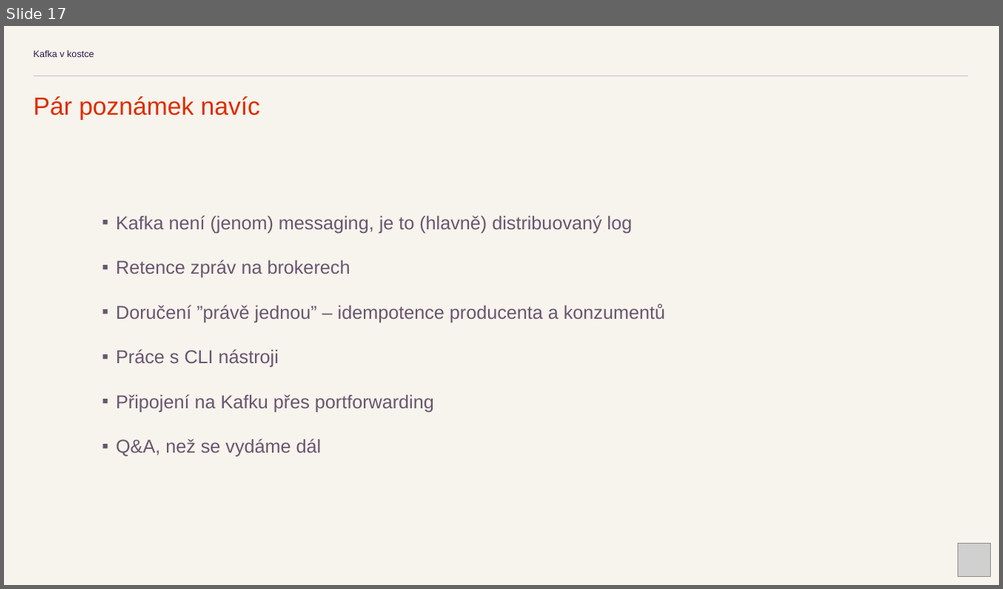
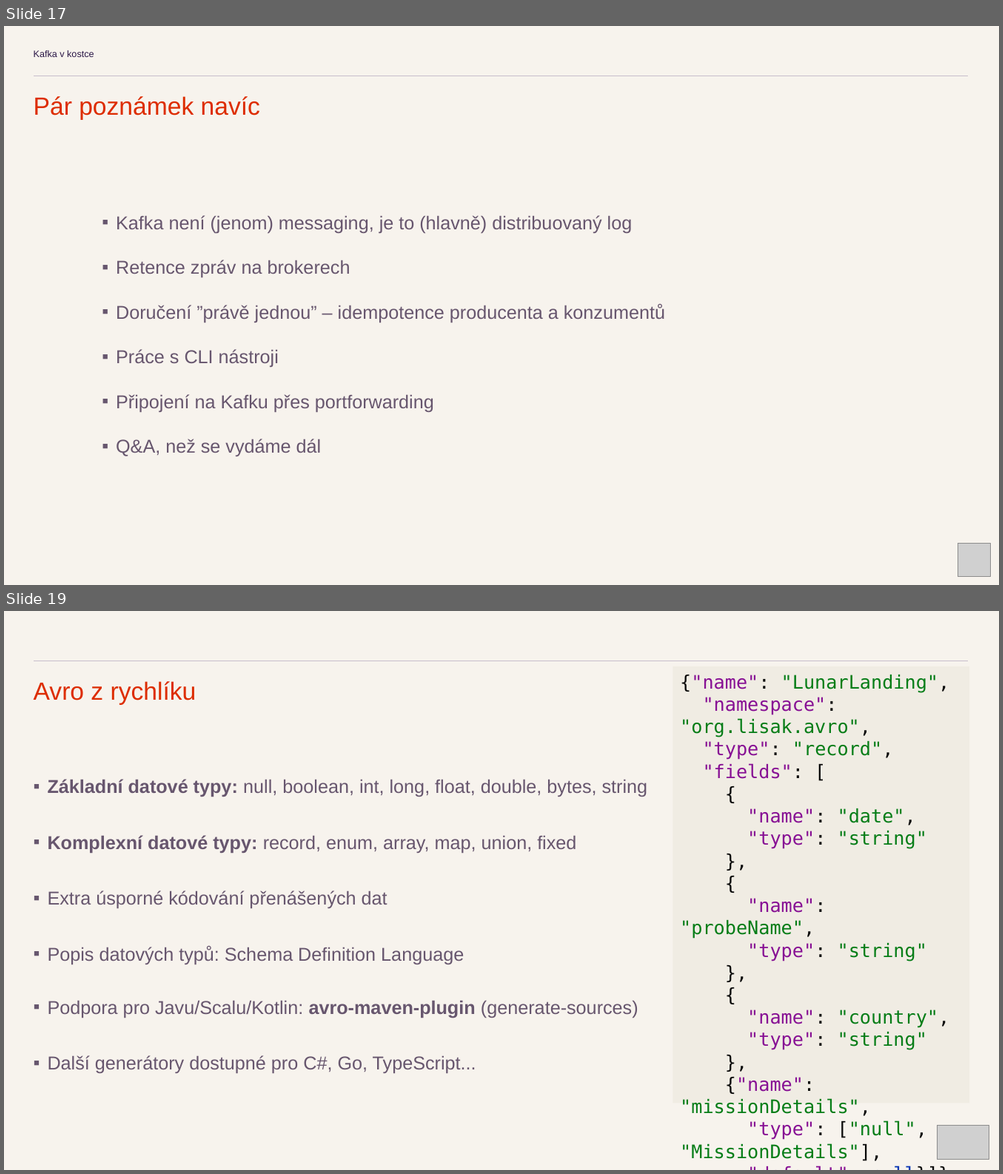
Before and after one commit to kicune/kafka_v_kostce, a slide deck: prez/Kafka v kostce.pptx. Shown one above the other, each under a label of ours: slide 17 before the commit, slides 17 and 19 after it; the slides between them are not shown. The pictures are 1003x589 and 1003x1174 pixels, drawn with LibreOffice and Linux fonts; fonts in the diff are those of the drawing; grey boxes stand for pictures. Boxes give left, top, right and bottom in pixels: in the first picture for what was removed or moved away, otherwise in the second. Text is boxed around its words. In the diff, an @@ line names an element or a change of style, - is before the commit and + after.

```diff
--- a/prez/Kafka v kostce.pptx
+++ b/prez/Kafka v kostce.pptx
@@ slide 19 added at box(4, 611, 999, 1170), background #F7F3ED; not listed: 1 template element that a slide beside it also shows @@
@@ rectangle added at box(672, 667, 970, 1103), fill #F0ECE3, 18 pt, text #067D17 @@
+{"name": "LunarLanding",
+"namespace": "org.lisak.avro",
+"type": "record",
+"fields": [
+{
+"name": "date",
+"type": "string"
+},
+{
+"name": "probeName",
+"type": "string"
+},
+{
+"name": "country",
+"type": "string"
+},
+{"name": "missionDetails",
+"type": ["null", "MissionDetails"],
+"default": null}]}
@@ text added at box(34, 681, 196, 705), 24 pt, text #DD2C00 @@
+Avro z rychlíku
@@ text added at box(48, 779, 648, 965), 18 pt, text #67566E @@
+▪ Základní datové typy: null, boolean, int, long, float, double, bytes, string
+▪ Komplexní datové typy: record, enum, array, map, union, fixed
+▪ Extra úsporné kódování přenášených dat
+▪ Popis datových typů: Schema Definition Language
@@ text added at box(48, 1001, 638, 1073), 18 pt, text #67566E @@
+▪ Podpora pro Javu/Scalu/Kotlin: avro-maven-plugin (generate-sources)
+▪ Další generátory dostupné pro C#, Go, TypeScript...
@@ picture added at box(936, 1126, 989, 1159) @@
```
Also in this commit, not shown: 1 slide changed, 6 other slides added, 2 other files.
